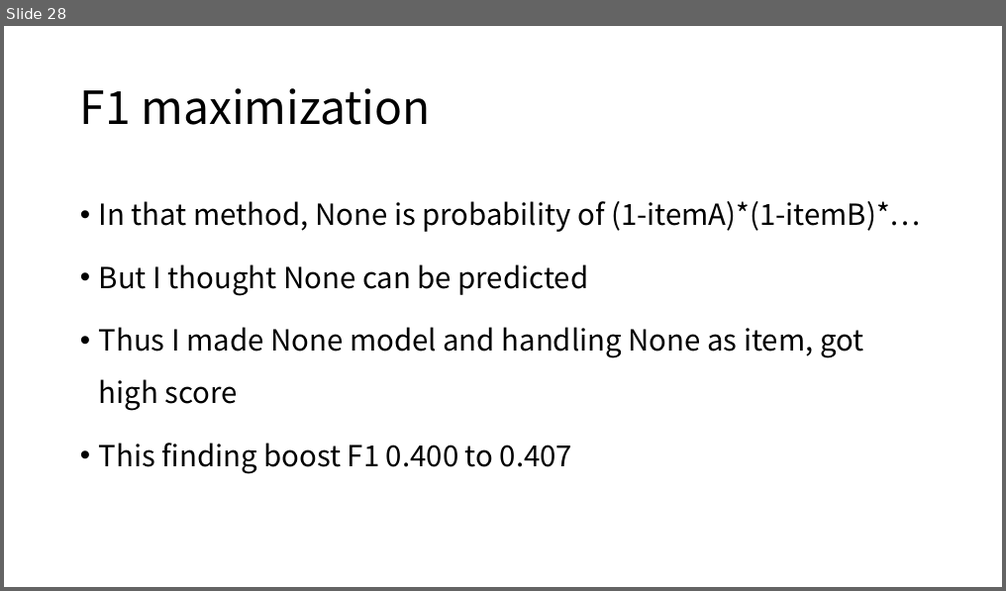
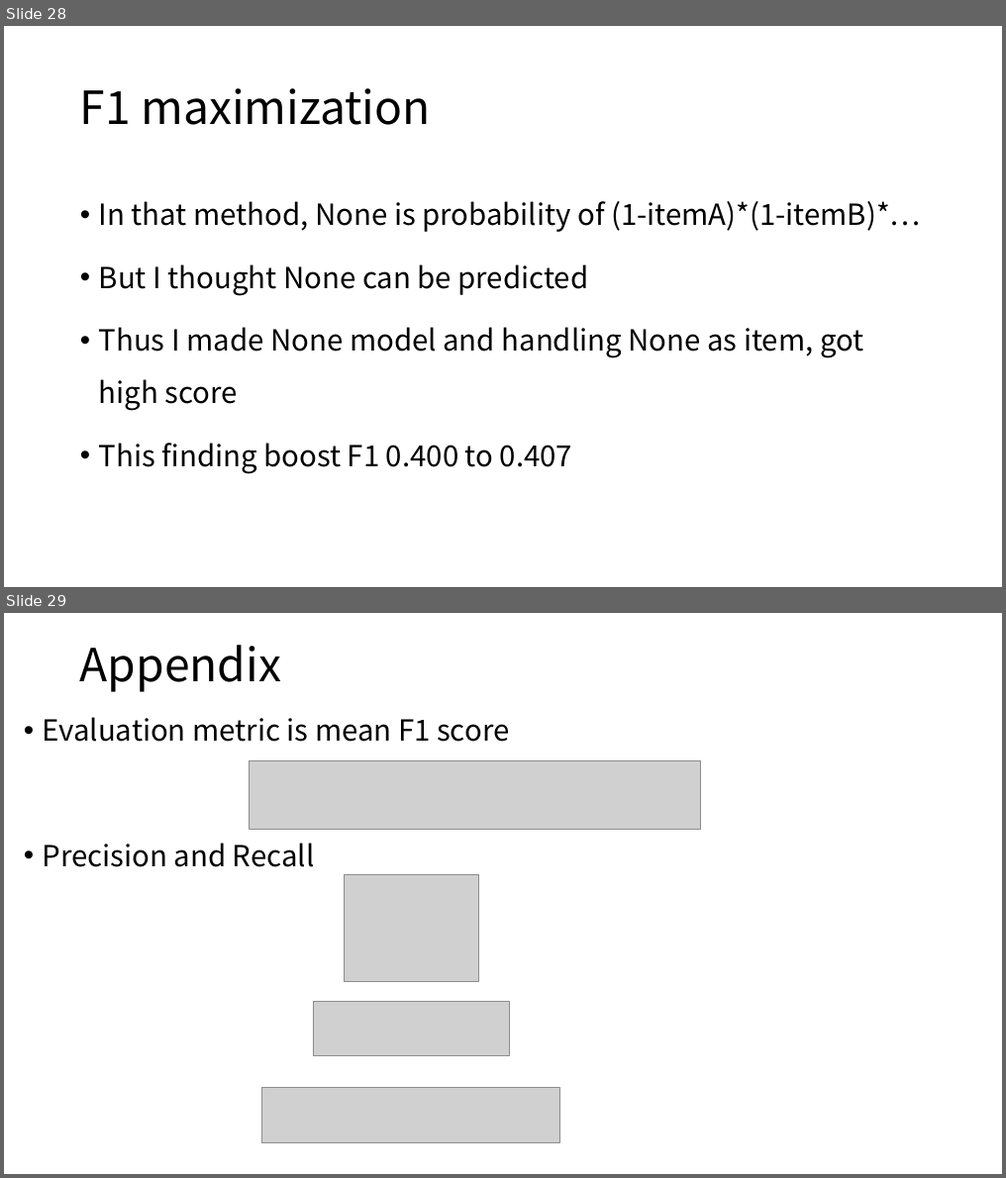
Before and after one commit to KazukiOnodera/Instacart, a slide deck: Instacart 2nd Place Solution.pptx. Shown one above the other, each under a label of ours: slide 28 before the commit, slides 28 and 29 after it. The pictures are 1006x591 and 1006x1178 pixels, drawn with LibreOffice and Linux fonts; fonts in the diff are those of the drawing; grey boxes stand for pictures. Boxes give left, top, right and bottom in pixels: in the first picture for what was removed or moved away, otherwise in the second. Text is boxed around its words. In the diff, an @@ line names an element or a change of style, - is before the commit and + after.

Commit message:
edit pptx

```diff
--- a/Instacart 2nd Place Solution.pptx
+++ b/Instacart 2nd Place Solution.pptx
@@ slide 29 added at box(4, 613, 1002, 1174), background #FFFFFF @@
@@ title added at box(80, 645, 281, 692), 44 pt, text #000000 @@
+Appendix
@@ text added at box(43, 717, 509, 867), 28 pt, text #000000 @@
+• Evaluation metric is mean F1 score
+• Precision and Recall
@@ picture added at box(249, 761, 701, 830) @@
@@ picture added at box(344, 875, 478, 982) @@
@@ picture added at box(313, 1001, 509, 1057) @@
@@ picture added at box(262, 1087, 561, 1143) @@
```
